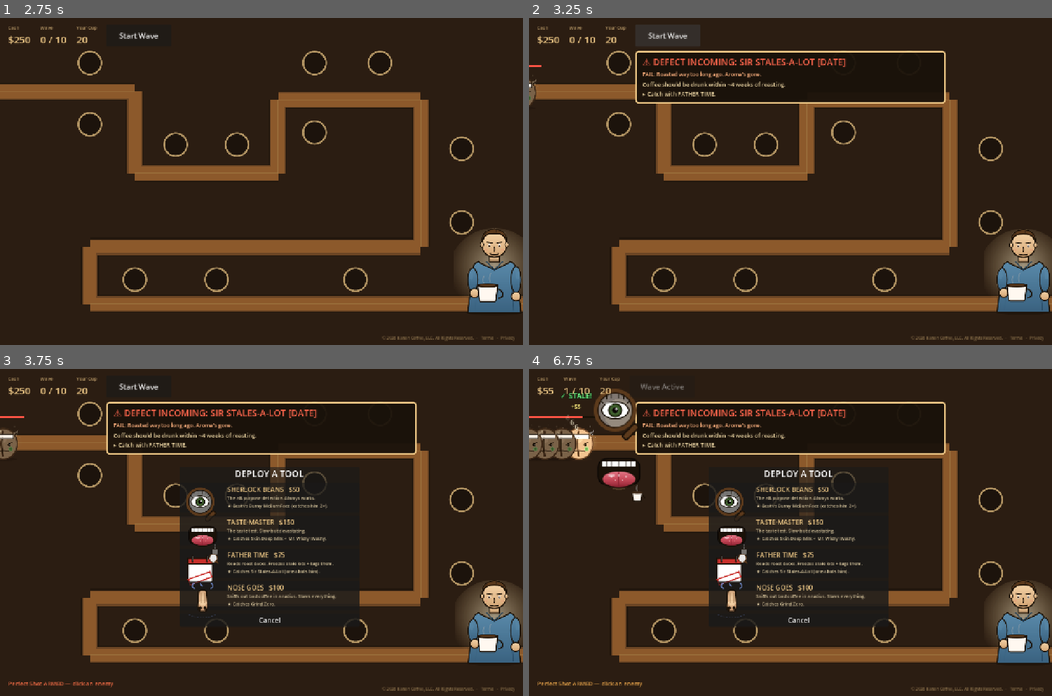
Above: before the commit, frames 1-4 (two rows, left to right).
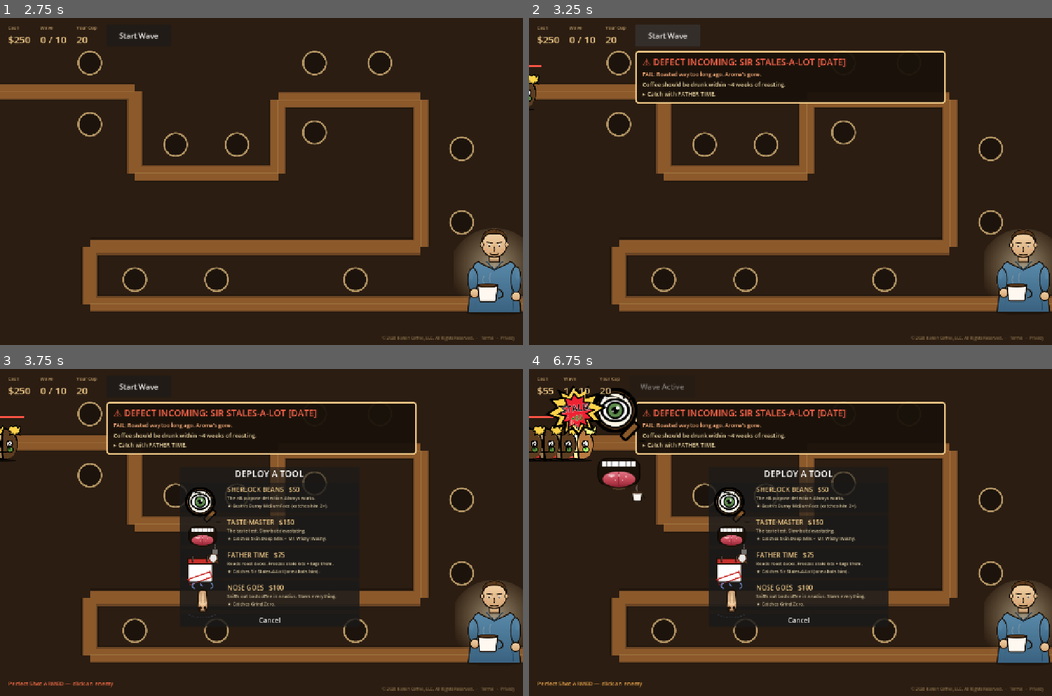
Above: after the commit, the same moments.

Repository: kanencoffee/grounds-for-defense-godot
Game: Godot game, scene res://scenes/main.tscn
The game is run twice, just before and just after one commit, with the same random seed, the same clock (stepped at 60 frames per second) and the same inputs.
Inputs (mouse positions are in pixels of both pictures, inside the frame that each line leads up to):
- Up to frame 1 (2.75 s): click "Start Wave" at 0.5 s; click "Start Wave" at 1.25 s; click "Skip All" at 2 s
- Up to frame 2 (3.25 s): click "Start Wave" at 2.75 s
- Up to frame 3 (3.75 s): tap Enter at 3.5 s; move the mouse to (88, 414) at 3.52 s; tap P at 3.6 s; click (88, 414) at 3.67 s
- Up to frame 4 (6.75 s): click (800, 496) at 4.27 s; move the mouse to (617, 473) at 5.02 s; tap P at 5.1, 6.6 s; click (617, 473) at 5.17 s; click (800, 529) at 5.77 s; move the mouse to (706, 496) at 6.52 s; click (706, 496) at 6.67 s

Frame 1 is identical in both runs. In frame 2, 0.1% of the frame differs, in the area x 0-2%, y 17-29%; in frame 3, 0.7%; in frame 4, 3.3%, in the area x 0-42%, y 5-47%.
Error in both runs: Invalid assignment of property or key 'disabled' with value of type 'bool' on a base object of type 'null instance'. (res://scripts/main.gd:620)

Commit message:
Comic-book style proof: redrawn Sir Stales-A-Lot + Sherlock Beans, comic-burst kill popup

Diff:
--- /dev/null
+++ b/assets/comic-burst.svg
@@ -0,0 +1,9 @@
+<svg xmlns="http://www.w3.org/2000/svg" viewBox="0 0 200 160" width="200" height="160">
+  <!-- Comic-book impact starburst (background sprite) -->
+  <!-- big jagged yellow burst -->
+  <polygon points="100,10 116,32 142,18 134,46 168,40 152,64 184,80 152,96 168,120 134,114 142,142 116,128 100,150 84,128 58,142 66,114 32,120 48,96 16,80 48,64 32,40 66,40 58,18 84,32"
+           fill="#ffd24a" stroke="#000" stroke-width="6" stroke-linejoin="miter"/>
+  <!-- inner red burst -->
+  <polygon points="100,30 110,46 128,40 124,58 144,62 130,76 152,84 130,92 144,110 124,108 128,128 110,118 100,134 90,118 72,128 76,108 56,110 70,92 48,84 70,76 56,62 76,62 72,40 90,46"
+           fill="#ee2233" stroke="#000" stroke-width="4" stroke-linejoin="miter"/>
+</svg>
--- a/assets/enemy-disciple.svg
+++ b/assets/enemy-disciple.svg
@@ -1,43 +1,55 @@
 <svg xmlns="http://www.w3.org/2000/svg" viewBox="0 0 128 128" width="128" height="128">
-  <!-- STALE BEAN: After roasting, beans degrade — CO2 escapes, volatile aromatics oxidize within weeks. -->
+  <!-- SIR STALES-A-LOT — comic book style — bold outlines, flat colors, halftone shading, action pose -->
   <defs>
-    <radialGradient id="dustcloud" cx="0.5" cy="0.5">
-      <stop offset="0" stop-color="#8b7a5c" stop-opacity="0.4"/>
-      <stop offset="1" stop-color="#8b7a5c" stop-opacity="0"/>
-    </radialGradient>
+    <pattern id="halftone-dark" x="0" y="0" width="5" height="5" patternUnits="userSpaceOnUse">
+      <circle cx="2.5" cy="2.5" r="1.2" fill="#1a1108" opacity="0.55"/>
+    </pattern>
+    <pattern id="halftone-mid" x="0" y="0" width="6" height="6" patternUnits="userSpaceOnUse">
+      <circle cx="3" cy="3" r="1.0" fill="#3d2817" opacity="0.4"/>
+    </pattern>
   </defs>
-  <ellipse cx="64" cy="116" rx="42" ry="5" fill="#1a1108" opacity="0.4"/>
-  <ellipse cx="64" cy="64" rx="60" ry="50" fill="url(#dustcloud)"/>
-  <circle cx="14" cy="20" r="2" fill="#a89878" opacity="0.7"/>
-  <circle cx="110" cy="24" r="1.5" fill="#a89878" opacity="0.6"/>
-  <circle cx="100" cy="14" r="2" fill="#a89878" opacity="0.5"/>
-  <circle cx="22" cy="10" r="1.2" fill="#a89878" opacity="0.6"/>
-  <circle cx="116" cy="48" r="1.8" fill="#a89878" opacity="0.5"/>
-  <circle cx="8" cy="52" r="1.5" fill="#a89878" opacity="0.6"/>
-  <ellipse cx="64" cy="68" rx="44" ry="48" fill="#7a6248" stroke="#3d2817" stroke-width="4"/>
-  <ellipse cx="56" cy="56" rx="18" ry="12" fill="#9a8265" opacity="0.4"/>
-  <path d="M 64 28 Q 54 68 64 108" fill="none" stroke="#3d2817" stroke-width="6"/>
-  <path d="M 64 32 Q 58 68 64 104" fill="none" stroke="#1a1108" stroke-width="2" opacity="0.5"/>
-  <path d="M 18 38 L 38 50 M 18 38 L 26 56 M 18 38 L 30 38" stroke="#d0c0a0" stroke-width="1" opacity="0.7"/>
-  <path d="M 110 28 L 90 46 M 110 28 L 102 50 M 110 28 L 96 36" stroke="#d0c0a0" stroke-width="1" opacity="0.7"/>
-  <circle cx="88" cy="84" r="7" fill="#5a7a4a" opacity="0.8"/>
-  <circle cx="88" cy="84" r="4" fill="#3a5a2a"/>
-  <circle cx="91" cy="82" r="1.5" fill="#7a9a5a"/>
-  <circle cx="40" cy="92" r="5" fill="#5a7a4a" opacity="0.7"/>
-  <circle cx="40" cy="92" r="2.5" fill="#3a5a2a"/>
-  <ellipse cx="44" cy="72" rx="3.5" ry="5" fill="#1a1108"/>
-  <ellipse cx="84" cy="72" rx="3.5" ry="5" fill="#1a1108"/>
-  <ellipse cx="45" cy="70" rx="0.8" ry="1" fill="#fff" opacity="0.6"/>
-  <ellipse cx="85" cy="70" rx="0.8" ry="1" fill="#fff" opacity="0.6"/>
-  <path d="M 36 64 L 50 70" stroke="#1a1108" stroke-width="2.5" stroke-linecap="round"/>
-  <path d="M 78 70 L 92 64" stroke="#1a1108" stroke-width="2.5" stroke-linecap="round"/>
-  <path d="M 44 92 Q 64 86 84 92" fill="none" stroke="#1a1108" stroke-width="3" stroke-linecap="round"/>
-  <rect x="32" y="38" width="64" height="14" fill="#fff8f0" stroke="#1a1108" stroke-width="1.5" rx="1" opacity="0.95"/>
-  <text x="64" y="48" text-anchor="middle" font-family="monospace" font-size="8" font-weight="bold" fill="#8b1c1c">ROASTED 2 YRS AGO</text>
-  <g transform="rotate(-15 12 100)">
-    <rect x="2" y="94" width="26" height="12" fill="#c8302c" stroke="#1a1108" stroke-width="1"/>
-    <text x="15" y="102" text-anchor="middle" font-family="sans-serif" font-size="6" font-weight="bold" fill="#fff">STALE</text>
+  <!-- floor shadow -->
+  <ellipse cx="64" cy="120" rx="40" ry="4" fill="#000" opacity="0.6"/>
+  <!-- motion lines (action pose feel) -->
+  <line x1="6" y1="44" x2="20" y2="42" stroke="#000" stroke-width="3" stroke-linecap="round"/>
+  <line x1="4" y1="64" x2="18" y2="62" stroke="#000" stroke-width="3" stroke-linecap="round"/>
+  <line x1="6" y1="84" x2="20" y2="82" stroke="#000" stroke-width="3" stroke-linecap="round"/>
+  <!-- bean body — flat color base -->
+  <ellipse cx="64" cy="68" rx="44" ry="48" fill="#9a7a52" stroke="#000" stroke-width="5"/>
+  <!-- shadow side (flat darker color, no gradient) -->
+  <path d="M 64 22 Q 90 22 106 60 Q 110 80 100 100 Q 90 116 64 116 Q 64 22 64 22 Z" fill="#5c3d20"/>
+  <!-- halftone dot shading on the shadow side -->
+  <path d="M 64 22 Q 90 22 106 60 Q 110 80 100 100 Q 90 116 64 116 Q 64 22 64 22 Z" fill="url(#halftone-dark)"/>
+  <!-- highlight side (flat lighter) -->
+  <ellipse cx="44" cy="50" rx="14" ry="20" fill="#c8a878"/>
+  <!-- bold center crease -->
+  <path d="M 64 22 Q 56 68 64 114" fill="none" stroke="#000" stroke-width="6" stroke-linecap="round"/>
+  <!-- mold spot 1 — comic-flat green -->
+  <circle cx="86" cy="86" r="9" fill="#5a8a3a" stroke="#000" stroke-width="3"/>
+  <circle cx="84" cy="84" r="3" fill="#1a4818"/>
+  <!-- mold spot 2 -->
+  <circle cx="38" cy="92" r="6" fill="#5a8a3a" stroke="#000" stroke-width="3"/>
+  <circle cx="38" cy="92" r="2" fill="#1a4818"/>
+  <!-- big angry-tired comic eyes -->
+  <ellipse cx="44" cy="68" rx="9" ry="11" fill="#fff" stroke="#000" stroke-width="4"/>
+  <ellipse cx="84" cy="68" rx="9" ry="11" fill="#fff" stroke="#000" stroke-width="4"/>
+  <circle cx="44" cy="72" r="5" fill="#000"/>
+  <circle cx="84" cy="72" r="5" fill="#000"/>
+  <circle cx="46" cy="70" r="2" fill="#fff"/>
+  <circle cx="86" cy="70" r="2" fill="#fff"/>
+  <!-- droopy bushy eyebrows -->
+  <path d="M 30 56 Q 38 58 50 62 L 52 64 L 50 60 Q 38 54 30 56 Z" fill="#1a1108"/>
+  <path d="M 78 64 Q 90 58 98 56 Q 90 54 78 60 L 76 64 Z" fill="#1a1108"/>
+  <!-- frown -->
+  <path d="M 42 96 Q 64 88 86 96 Q 64 94 42 96 Z" fill="#000"/>
+  <!-- speech burst with the WORD -->
+  <g transform="translate(82 8)">
+    <polygon points="0,12 6,4 14,8 22,2 28,12 34,4 38,12 32,18 38,22 30,26 34,32 24,28 18,34 12,28 4,32 6,22 -2,18" fill="#ffd24a" stroke="#000" stroke-width="3"/>
+    <text x="18" y="22" text-anchor="middle" font-family="Impact, sans-serif" font-size="10" font-weight="bold" fill="#000">STALE!</text>
   </g>
-  <text x="98" y="118" font-family="sans-serif" font-size="9" font-weight="bold" fill="#3d2817">-50%</text>
-  <text x="93" y="126" font-family="sans-serif" font-size="5" fill="#3d2817">AROMA</text>
+  <!-- date stamp tag (comic style) -->
+  <g transform="rotate(-12 28 110)">
+    <rect x="8" y="100" width="40" height="16" fill="#c8302c" stroke="#000" stroke-width="3"/>
+    <text x="28" y="111" text-anchor="middle" font-family="Impact, sans-serif" font-size="9" fill="#fff">2-YR-OLD</text>
+  </g>
 </svg>
--- a/assets/tower-eye.svg
+++ b/assets/tower-eye.svg
@@ -1,24 +1,36 @@
 <svg xmlns="http://www.w3.org/2000/svg" viewBox="0 0 96 96" width="96" height="96">
-  <!-- THE EYE (sight): visual inspection — spots mold, foreign matter, color defects -->
+  <!-- SHERLOCK BEANS — comic book style: bold outlines, flat colors, halftone shadow -->
   <defs>
-    <radialGradient id="iris" cx="0.5" cy="0.5">
-      <stop offset="0" stop-color="#5b8a4a"/>
-      <stop offset="0.7" stop-color="#3d5c2a"/>
-      <stop offset="1" stop-color="#1a2810"/>
-    </radialGradient>
+    <pattern id="ht-eye" x="0" y="0" width="4" height="4" patternUnits="userSpaceOnUse">
+      <circle cx="2" cy="2" r="0.9" fill="#000" opacity="0.45"/>
+    </pattern>
   </defs>
-  <!-- magnifying glass handle -->
-  <rect x="62" y="62" width="10" height="30" rx="3" fill="#5c3a1c" stroke="#1a1108" stroke-width="2.5" transform="rotate(45 67 77)"/>
-  <!-- glass ring -->
-  <circle cx="42" cy="42" r="32" fill="none" stroke="#5c3a1c" stroke-width="6"/>
-  <circle cx="42" cy="42" r="28" fill="#fff" stroke="#1a1108" stroke-width="2" opacity="0.4"/>
-  <!-- eye -->
-  <ellipse cx="42" cy="42" rx="22" ry="14" fill="#fff" stroke="#1a1108" stroke-width="2"/>
-  <circle cx="42" cy="42" r="11" fill="url(#iris)" stroke="#1a1108" stroke-width="1.5"/>
-  <circle cx="42" cy="42" r="5" fill="#0a0604"/>
-  <circle cx="44" cy="40" r="2" fill="#fff" opacity="0.9"/>
-  <!-- eyelashes -->
-  <path d="M 22 30 L 18 26 M 28 24 L 28 18 M 36 22 L 36 16 M 48 22 L 48 16 M 56 24 L 56 18 M 62 30 L 66 26" stroke="#1a1108" stroke-width="2" stroke-linecap="round"/>
-  <!-- glass shine -->
-  <ellipse cx="32" cy="32" rx="6" ry="3" fill="#fff" opacity="0.7"/>
+  <!-- magnifying handle (bottom right, dramatic angle) -->
+  <rect x="60" y="60" width="12" height="32" rx="3" fill="#8b5a2b" stroke="#000" stroke-width="4" transform="rotate(45 66 76)"/>
+  <rect x="60" y="60" width="12" height="32" rx="3" fill="url(#ht-eye)" transform="rotate(45 66 76)"/>
+  <!-- glass ring (chunky outline) -->
+  <circle cx="42" cy="42" r="34" fill="#5c3a1c" stroke="#000" stroke-width="6"/>
+  <circle cx="42" cy="42" r="28" fill="#fff8e8" stroke="#000" stroke-width="3"/>
+  <!-- eyeball -->
+  <ellipse cx="42" cy="42" rx="22" ry="18" fill="#fff" stroke="#000" stroke-width="4"/>
+  <!-- iris (flat green) -->
+  <circle cx="42" cy="42" r="13" fill="#5b8a4a" stroke="#000" stroke-width="3"/>
+  <!-- pupil flat black -->
+  <circle cx="42" cy="42" r="6" fill="#000"/>
+  <!-- comic highlight (white spot + small one) -->
+  <circle cx="46" cy="38" r="3" fill="#fff"/>
+  <circle cx="38" cy="44" r="1.5" fill="#fff"/>
+  <!-- big bushy eyebrow -->
+  <path d="M 14 18 Q 28 14 50 22 L 52 26 L 48 22 Q 30 18 16 24 Z" fill="#000"/>
+  <!-- short eyelashes -->
+  <path d="M 18 28 L 14 22" stroke="#000" stroke-width="3" stroke-linecap="round"/>
+  <path d="M 28 22 L 26 14" stroke="#000" stroke-width="3" stroke-linecap="round"/>
+  <path d="M 56 22 L 58 14" stroke="#000" stroke-width="3" stroke-linecap="round"/>
+  <path d="M 64 28 L 68 22" stroke="#000" stroke-width="3" stroke-linecap="round"/>
+  <!-- glass shine highlight (big swoosh) -->
+  <path d="M 26 18 Q 16 28 22 38 Q 18 26 30 22" fill="#fff" opacity="0.85"/>
+  <!-- small shadow on the bottom of glass (halftone) -->
+  <path d="M 16 50 Q 42 78 68 50 Q 42 70 16 50 Z" fill="url(#ht-eye)"/>
+  <!-- tiny magnifier shadow on the floor -->
+  <ellipse cx="86" cy="92" rx="6" ry="2" fill="#000" opacity="0.5"/>
 </svg>
--- a/scripts/main.gd
+++ b/scripts/main.gd
@@ -657,6 +657,7 @@
 	keys.append("person.svg")
 	keys.append("person-sip.svg")
 	keys.append("person-yuck.svg")
+	keys.append("comic-burst.svg")
 	for fname in keys:
 		var path = "res://assets/" + (fname if fname.ends_with(".svg") else fname + ".svg")
 		if not ResourceLoader.exists(path):
@@ -1312,39 +1313,47 @@
 	_spawn_kill_label(e.position, label_text, "+$%d" % def.bounty)
 
 func _spawn_kill_label(pos: Vector2, defect_text: String, bounty_text: String):
-	# Green "DEFECT NAME!" with bounty below — pops up + drifts up + fades
-	var box = VBoxContainer.new()
-	box.alignment = BoxContainer.ALIGNMENT_CENTER
-	box.position = pos + Vector2(-90, -90)
-	box.size = Vector2(180, 0)
-	add_child(box)
+	# Comic-book burst with text on top — pops up, scale-punches, drifts, fades
+	var root = Node2D.new()
+	root.position = pos + Vector2(0, -50)
+	add_child(root)
+	# Comic burst sprite (background)
+	var burst = Sprite2D.new()
+	burst.texture = textures.get("comic-burst.svg")
+	burst.scale = Vector2(0.85, 0.85)
+	root.add_child(burst)
+	# Slight rotation for energy
+	root.rotation = randf_range(-0.15, 0.15)
+	# Defect name on top
 	var name_lbl = Label.new()
-	name_lbl.text = "✓ " + defect_text
-	name_lbl.add_theme_font_size_override("font_size", 18)
-	name_lbl.add_theme_color_override("font_color", Color(0.45, 1.0, 0.55))
-	name_lbl.add_theme_color_override("font_outline_color", Color(0.05, 0.15, 0.05))
-	name_lbl.add_theme_constant_override("outline_size", 5)
+	name_lbl.text = defect_text
+	name_lbl.add_theme_font_size_override("font_size", 22)
+	name_lbl.add_theme_color_override("font_color", Color(0, 0, 0))
+	name_lbl.add_theme_color_override("font_outline_color", Color(1, 1, 1))
+	name_lbl.add_theme_constant_override("outline_size", 4)
 	name_lbl.horizontal_alignment = HORIZONTAL_ALIGNMENT_CENTER
-	name_lbl.size_flags_horizontal = Control.SIZE_EXPAND_FILL
-	box.add_child(name_lbl)
+	name_lbl.size = Vector2(170, 30)
+	name_lbl.position = Vector2(-85, -22)
+	root.add_child(name_lbl)
+	# Bounty under it
 	var bounty_lbl = Label.new()
 	bounty_lbl.text = bounty_text
-	bounty_lbl.add_theme_font_size_override("font_size", 14)
-	bounty_lbl.add_theme_color_override("font_color", Color(1.0, 0.92, 0.5))
-	bounty_lbl.add_theme_color_override("font_outline_color", Color(0.05, 0.05, 0.0))
+	bounty_lbl.add_theme_font_size_override("font_size", 16)
+	bounty_lbl.add_theme_color_override("font_color", Color(0, 0.5, 0))
+	bounty_lbl.add_theme_color_override("font_outline_color", Color(1, 1, 1))
 	bounty_lbl.add_theme_constant_override("outline_size", 3)
 	bounty_lbl.horizontal_alignment = HORIZONTAL_ALIGNMENT_CENTER
-	bounty_lbl.size_flags_horizontal = Control.SIZE_EXPAND_FILL
-	box.add_child(bounty_lbl)
-	# punch-up scale + drift up + fade
-	box.scale = Vector2(0.5, 0.5)
+	bounty_lbl.size = Vector2(170, 22)
+	bounty_lbl.position = Vector2(-85, 6)
+	root.add_child(bounty_lbl)
+	# Animation: scale punch-in, drift up, fade
+	root.scale = Vector2(0.2, 0.2)
 	var tw = create_tween()
-	tw.tween_property(box, "scale", Vector2(1.1, 1.1), 0.18).set_trans(Tween.TRANS_BACK).set_ease(Tween.EASE_OUT)
-	tw.tween_property(box, "scale", Vector2(1.0, 1.0), 0.10)
-	tw.parallel().tween_property(box, "position:y", box.position.y - 50, 1.0)
-	tw.tween_interval(0.4)
-	tw.tween_property(box, "modulate:a", 0.0, 0.4)
-	tw.tween_callback(func(): box.queue_free())
+	tw.tween_property(root, "scale", Vector2(1.0, 1.0), 0.18).set_trans(Tween.TRANS_BACK).set_ease(Tween.EASE_OUT)
+	tw.parallel().tween_property(root, "position:y", root.position.y - 30, 1.0)
+	tw.tween_interval(0.45)
+	tw.tween_property(root, "modulate:a", 0.0, 0.4)
+	tw.tween_callback(func(): root.queue_free())
 
 func _enemy_update(e, delta):
 	var def = e.get_meta("def")
